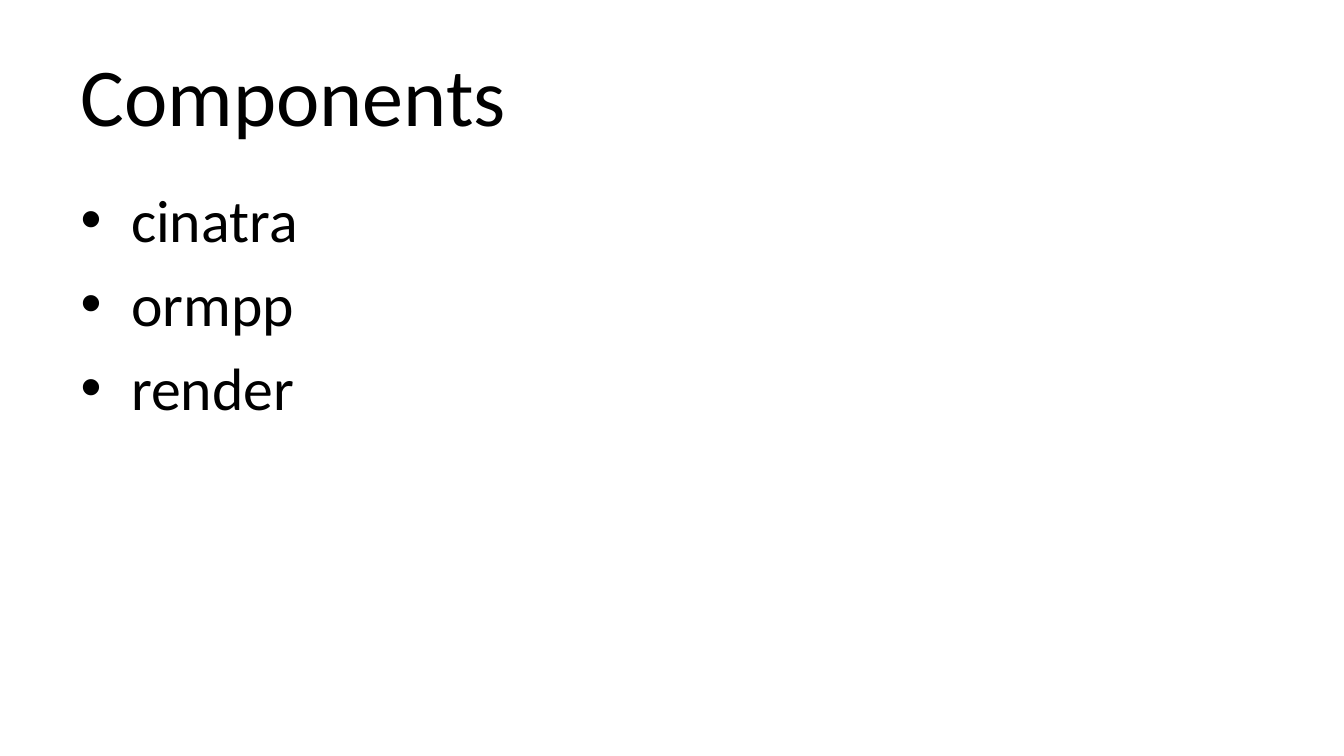
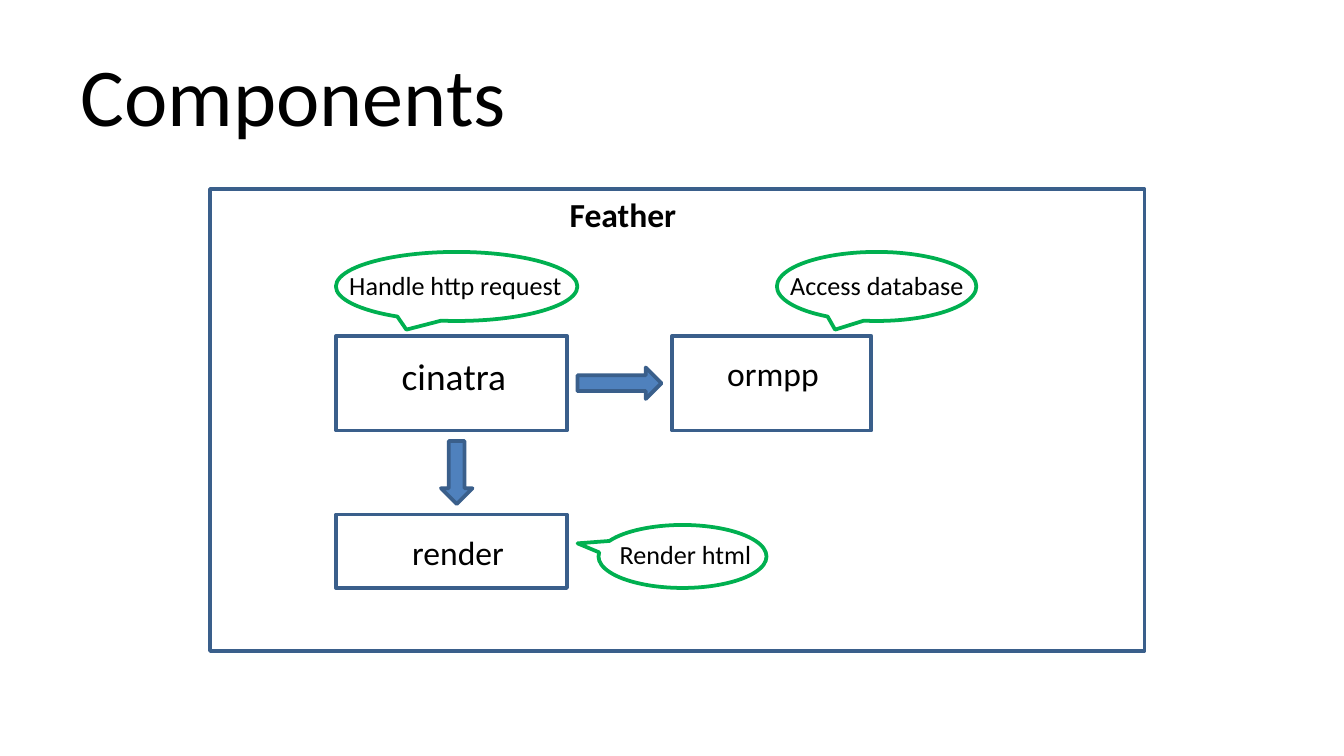
Before and after one commit to qicosmos/cppcon2018, a slide deck: slide 21 of cppcon2018.pptx (slide 23 before the commit). Drawn at 1344x756 pixels with LibreOffice and Linux fonts; fonts in the diff are those of the drawing. Boxes give left, top, right and bottom in pixels: in the first picture for what was removed or moved away, otherwise in the second. Text is boxed around its words. In the diff, an @@ line names an element or a change of style, - is before the commit and + after.

```diff
--- a/cppcon2018.pptx
+++ b/cppcon2018.pptx
@@ text removed at <box>131,201,298,411</box> @@
-• cinatra
-• ormpp
-• render
@@ rectangle added at <box>210,190,1144,652</box>, outline #3A5F8C 2 pt @@
@@ text added at <box>570,203,677,228</box>, 18 pt, text #000000, bold @@
+Feather
@@ speech bubble added at <box>336,251,578,320</box>, outline #00B050 2 pt @@
@@ speech bubble added at <box>777,251,976,320</box>, outline #00B050 2 pt @@
@@ text added at <box>349,277,561,301</box>, 14 pt, text #000000 @@
+Handle http request
@@ text added at <box>790,277,964,296</box>, 14 pt, text #000000 @@
+Access database
@@ rectangle added at <box>336,336,567,430</box>, outline #3A5F8C 2 pt @@
@@ rectangle added at <box>672,336,871,430</box>, outline #3A5F8C 2 pt @@
@@ text added at <box>402,364,506,391</box>, 20 pt, text #000000 @@
+cinatra
@@ right arrow added at <box>578,367,663,398</box>, fill #4F81BD, outline #3A5F8C 2 pt @@
@@ text added at <box>727,369,818,392</box>, 18 pt, text #000000 @@
+ormpp
@@ down arrow added at <box>441,441,472,504</box>, fill #4F81BD, outline #3A5F8C 2 pt @@
@@ rectangle added at <box>336,515,567,589</box>, outline #3A5F8C 2 pt @@
@@ speech bubble added at <box>598,526,766,589</box>, outline #00B050 2 pt @@
@@ text added at <box>412,541,504,566</box>, 18 pt, text #000000 @@
+render
@@ text added at <box>620,546,751,564</box>, 14 pt, text #000000 @@
+Render html
```
Also in this commit, not shown: 5 other slides changed, 1 slide added, 3 slides removed.
